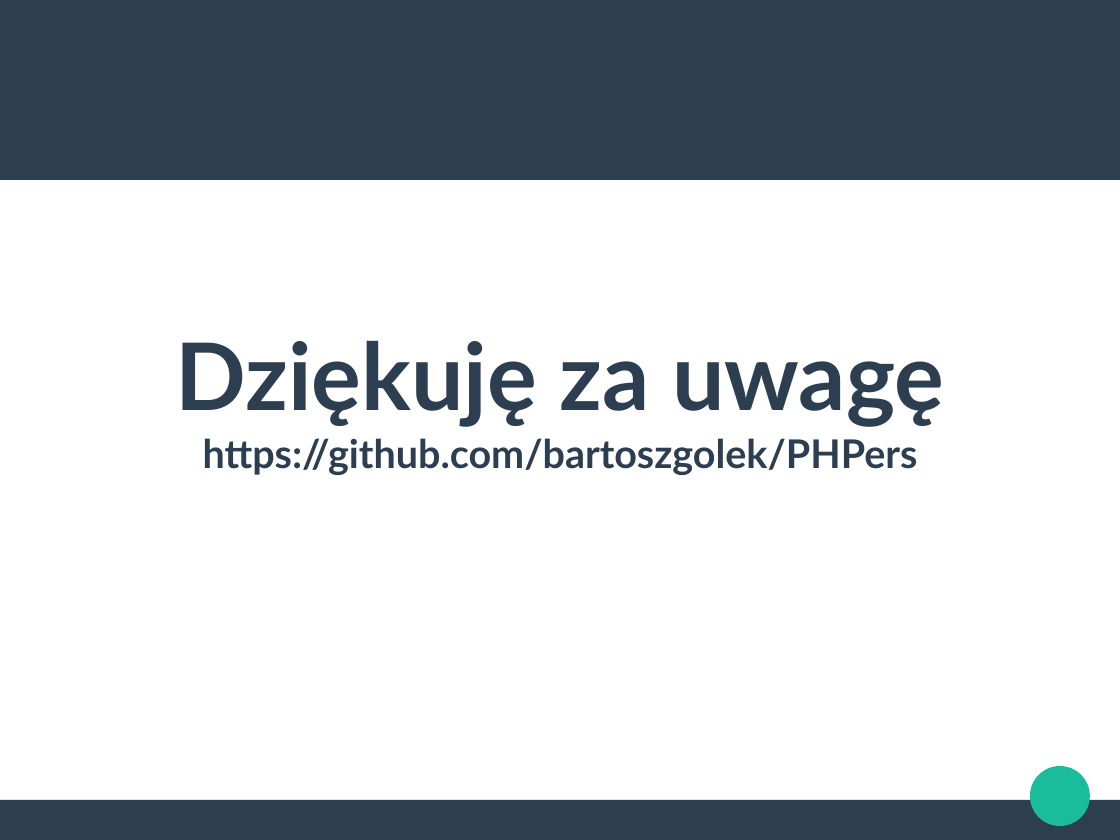
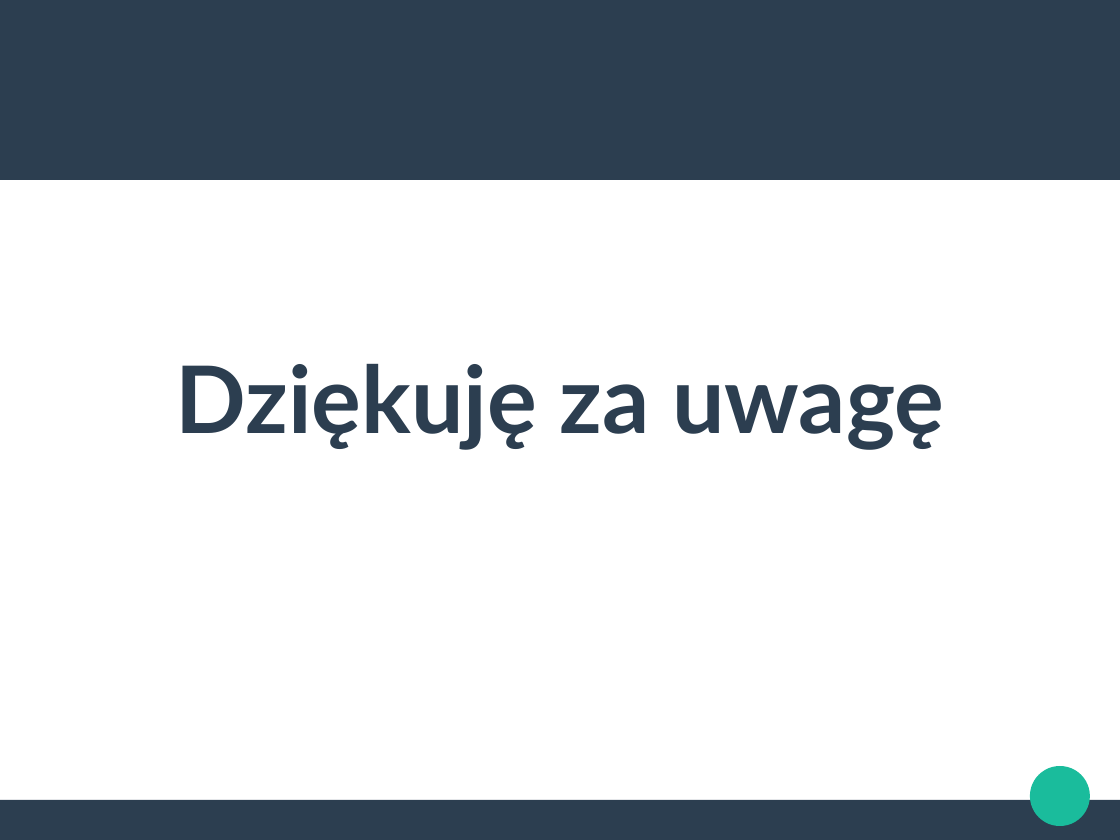
Before and after one commit to bartoszgolek/PHPers, a slide deck: slide 39 of Prezentacja PHPers.odp (slide 24 before the commit). Drawn at 1120x840 pixels with LibreOffice and Linux fonts; fonts in the diff are those of the drawing. Boxes give left, top, right and bottom in pixels: in the first picture for what was removed or moved away, otherwise in the second. Text is boxed around its words. In the diff, an @@ line names an element or a change of style, - is before the commit and + after.

```diff
--- a/Prezentacja PHPers.odp
+++ b/Prezentacja PHPers.odp
@@ title at (175,364,944,450): text changed; size 28 to 66 pt @@
-Dziękuję za uwagę
-https://github.com/bartoszgolek/PHPers
+Dziękuję za uwagę
```
Also in this commit, not shown: 1 other slide changed, 15 slides added, 13 other files.
